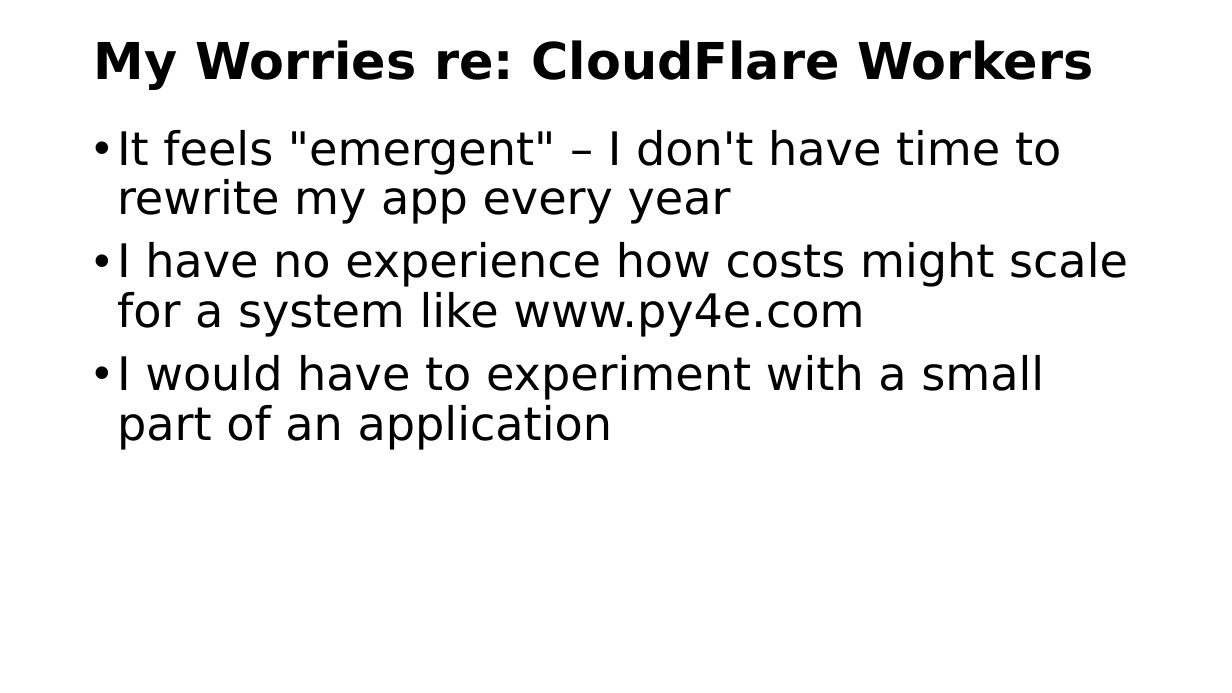
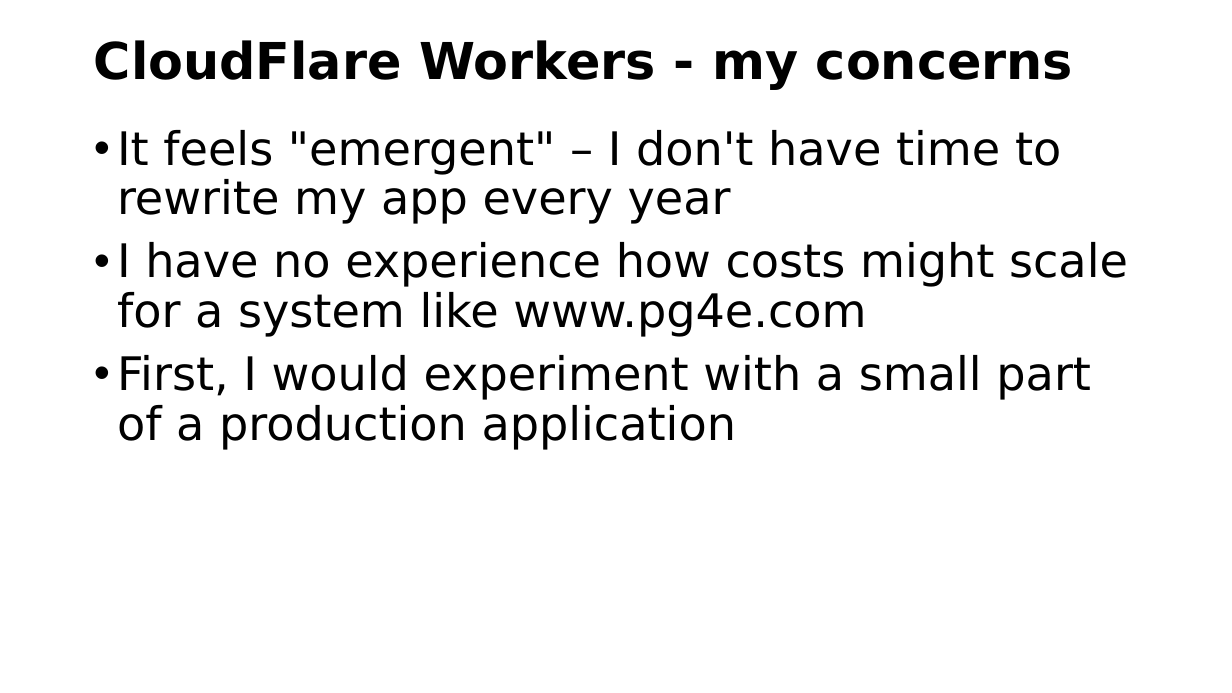
Before and after one commit to csev/pg4e, a slide deck: slide 9 of lectures/07-DenoKV.pptx. Drawn at 1232x693 pixels with LibreOffice and Linux fonts; fonts in the diff are those of the drawing. Boxes give left, top, right and bottom in pixels: in the first picture for what was removed or moved away, otherwise in the second. Text is boxed around its words. In the diff, an @@ line names an element or a change of style, - is before the commit and + after.

```diff
--- a/lectures/07-DenoKV.pptx
+++ b/lectures/07-DenoKV.pptx
@@ title at box(94, 40, 1073, 90): text changed @@
-My Worries re: CloudFlare Workers
+CloudFlare Workers - my concerns
@@ text at box(117, 242, 1128, 450): text changed @@
-• I have no experience how costs might scale for a system like www.py4e.com
-• I would have to experiment with a small part of an application
+• I have no experience how costs might scale for a system like www.pg4e.com
+• First, I would experiment with a small part of a production application
```
Also in this commit, not shown: 15 other slides changed, 2 slides removed, 1 other file.
